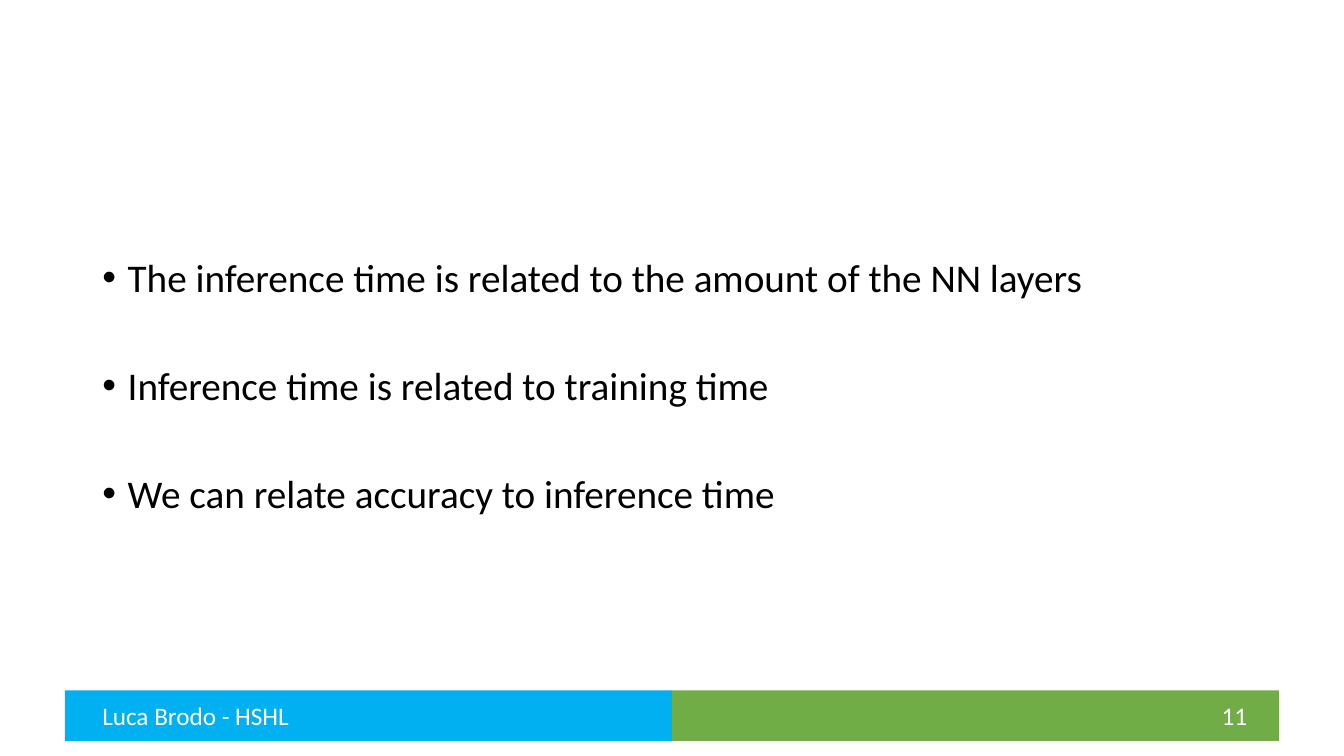
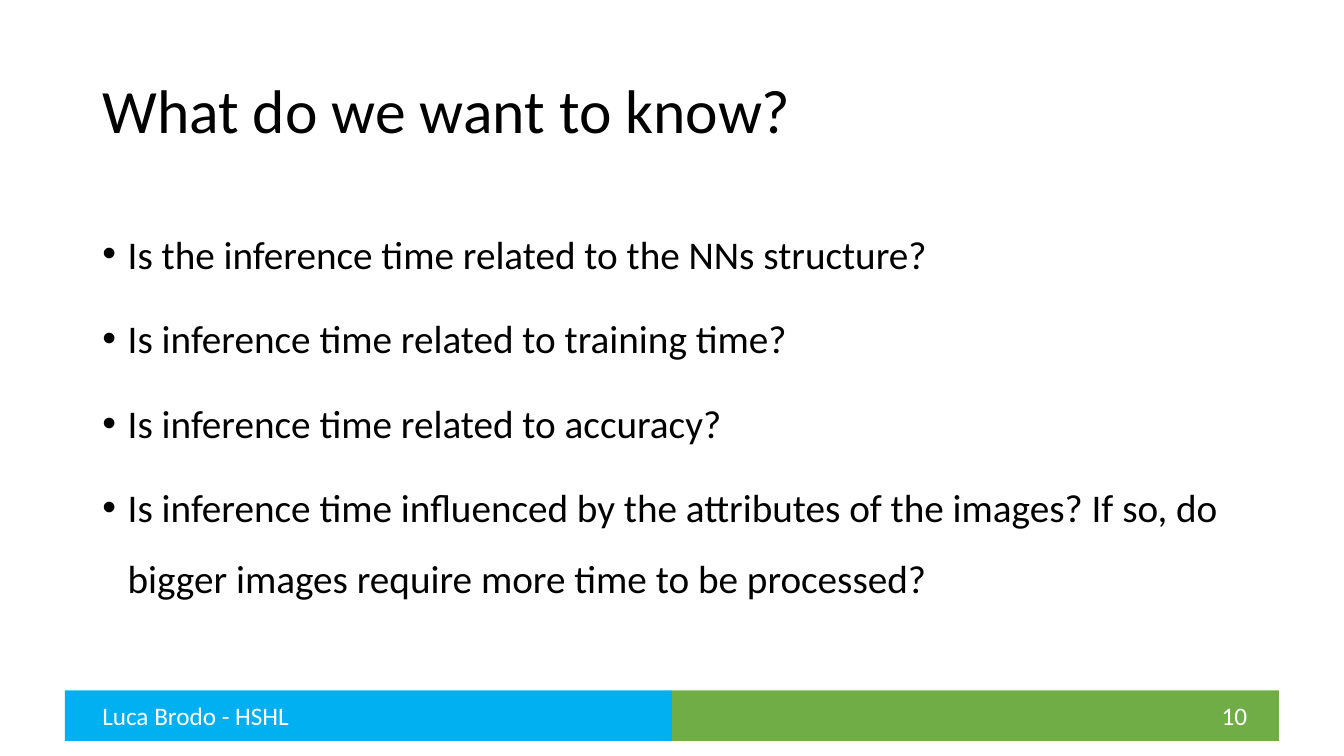
Before and after one commit to brodoluca/FinalThesisHSHL, a slide deck: slide 10 of Presentation/Final Presentation.pptx (slide 11 before the commit). Drawn at 1344x756 pixels with LibreOffice and Linux fonts; fonts in the diff are those of the drawing. Boxes give left, top, right and bottom in pixels: in the first picture for what was removed or moved away, otherwise in the second. Text is boxed around its words. In the diff, an @@ line names an element or a change of style, - is before the commit and + after.

```diff
--- a/Presentation/Final Presentation.pptx
+++ b/Presentation/Final Presentation.pptx
@@ title added at (x1=102, y1=90, x2=790, y2=134), 44 pt, text #000000 @@
+What do we want to know?
@@ text at (x1=128, y1=241, x2=1217, y2=600): text changed @@
-• The inference time is related to the amount of the NN layers
-• Inference time is related to training time
-• We can relate accuracy to inference time
+• Is the inference time related to the NNs structure?
+• Is inference time related to training time?
+• Is inference time related to accuracy?
+• Is inference time influenced by the attributes of the images? If so, do bigger images require more time to be processed?
@@ page number at (x1=1222, y1=708, x2=1248, y2=725): text changed @@
-11
+10
```
Also in this commit, not shown: 8 other slides changed, 5 slides added, 3 slides removed, 14 other files.
